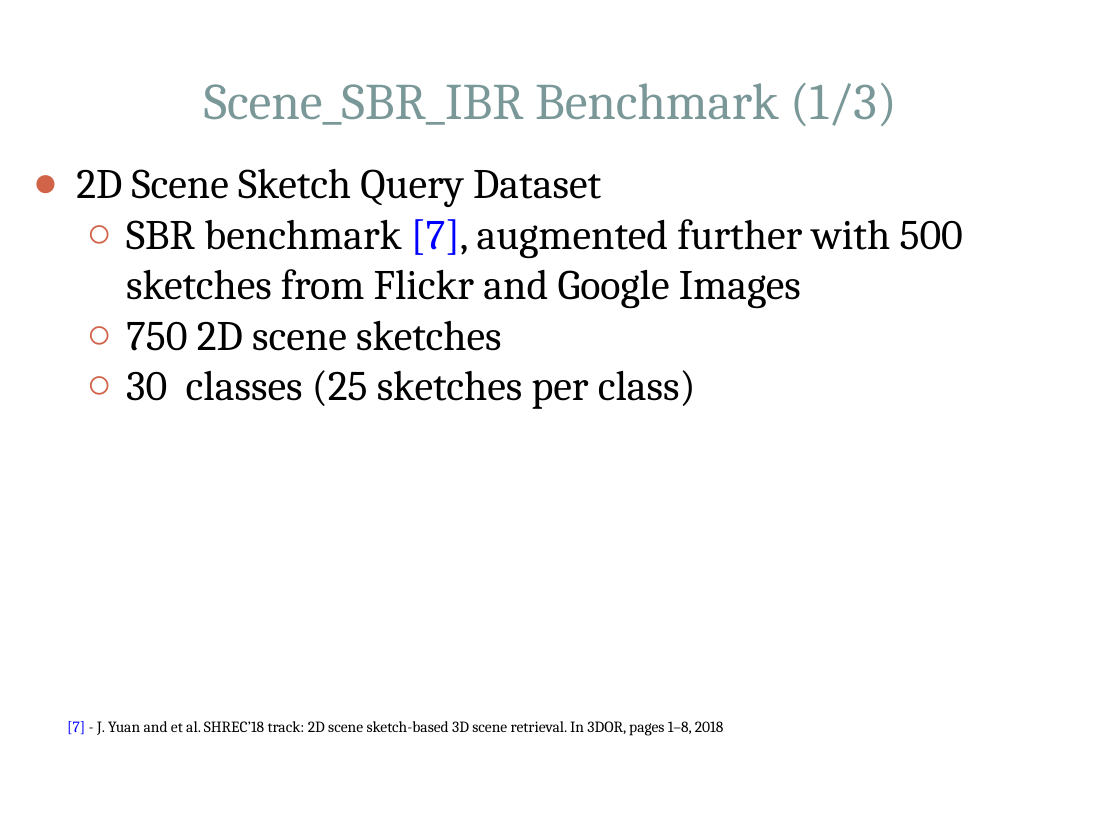
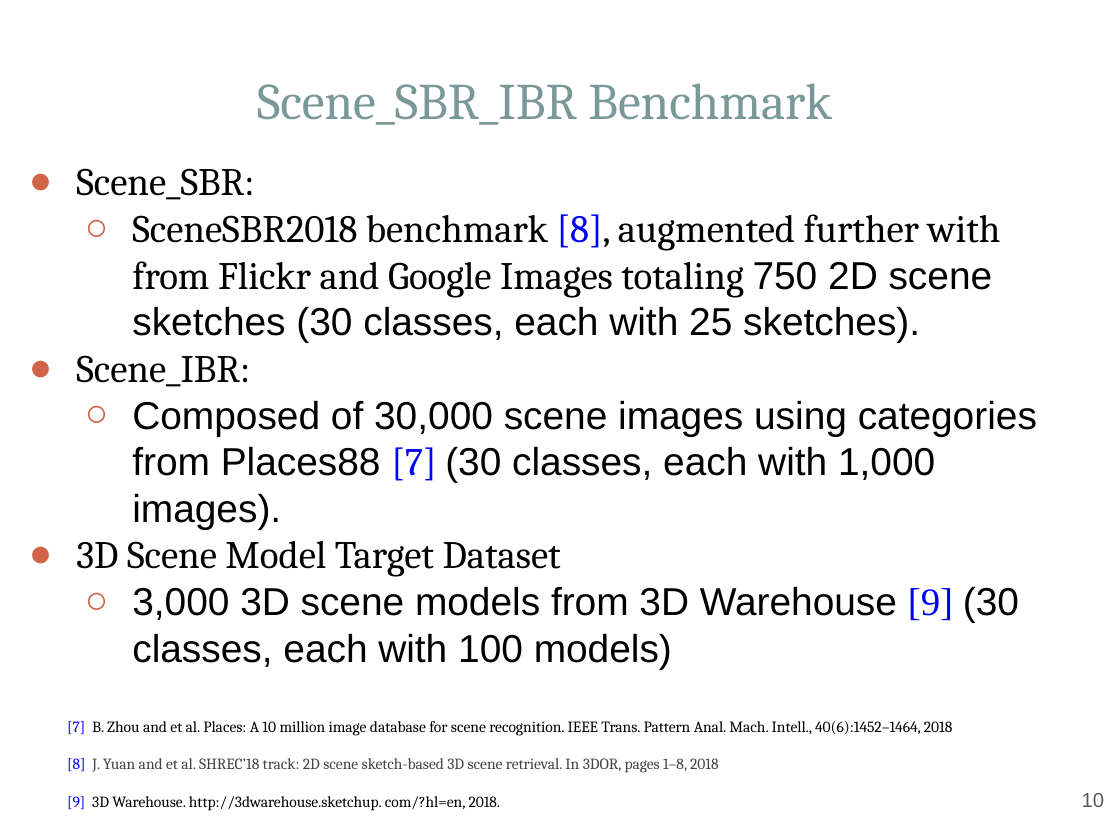
Before and after one commit to Hammania689/shrec_2019, a slide deck: slide 10 of mipr_slides/MIPR.pptx. Drawn at 1120x840 pixels with LibreOffice and Linux fonts; fonts in the diff are those of the drawing. Boxes give left, top, right and bottom in pixels: in the first picture for what was removed or moved away, otherwise in the second. Text is boxed around its words. In the diff, an @@ line names an element or a change of style, - is before the commit and + after.

```diff
--- a/mipr_slides/MIPR.pptx
+++ b/mipr_slides/MIPR.pptx
@@ text at box(257, 83, 832, 125): text changed @@
-Scene_SBR_IBR Benchmark (1/3)
+Scene_SBR_IBR Benchmark
@@ text at box(76, 168, 1037, 669): text changed; size 27 to 25 pt; font Cambria to Arial @@
-● 2D Scene Sketch Query Dataset
-  ○ SBR benchmark [7], augmented further with 500 sketches from Flickr and Google Images
-  ○ 750 2D scene sketches
-  ○ 30 classes (25 sketches per class)
+● Scene_SBR:
+  ○ SceneSBR2018 benchmark [8], augmented further with from Flickr and Google Images totaling 750 2D scene sketches (30 classes, each with 25 sketches).
+● Scene_IBR:
+  ○ Composed of 30,000 scene images using categories from Places88 [7] (30 classes, each with 1,000 images).
+● 3D Scene Model Target Dataset
+  ○ 3,000 3D scene models from 3D Warehouse [9] (30 classes, each with 100 models)
@@ text at box(67, 721, 952, 811): text changed @@
-[7] - J. Yuan and et al. SHREC’18 track: 2D scene sketch-based 3D scene retrieval. In 3DOR, pages 1–8, 2018
+[7] B. Zhou and et al. Places: A 10 million image database for scene recognition. IEEE Trans. Pattern Anal. Mach. Intell., 40(6):1452–1464, 2018
+[8] J. Yuan and et al. SHREC’18 track: 2D scene sketch-based 3D scene retrieval. In 3DOR, pages 1–8, 2018
+[9] 3D Warehouse. http://3dwarehouse.sketchup. com/?hl=en, 2018.
@@ page number added at box(1082, 793, 1104, 807), 13 pt, text #595959 @@
+10
```
Also in this commit, not shown: 26 other slides changed, 2 slides added, 4 other files.
